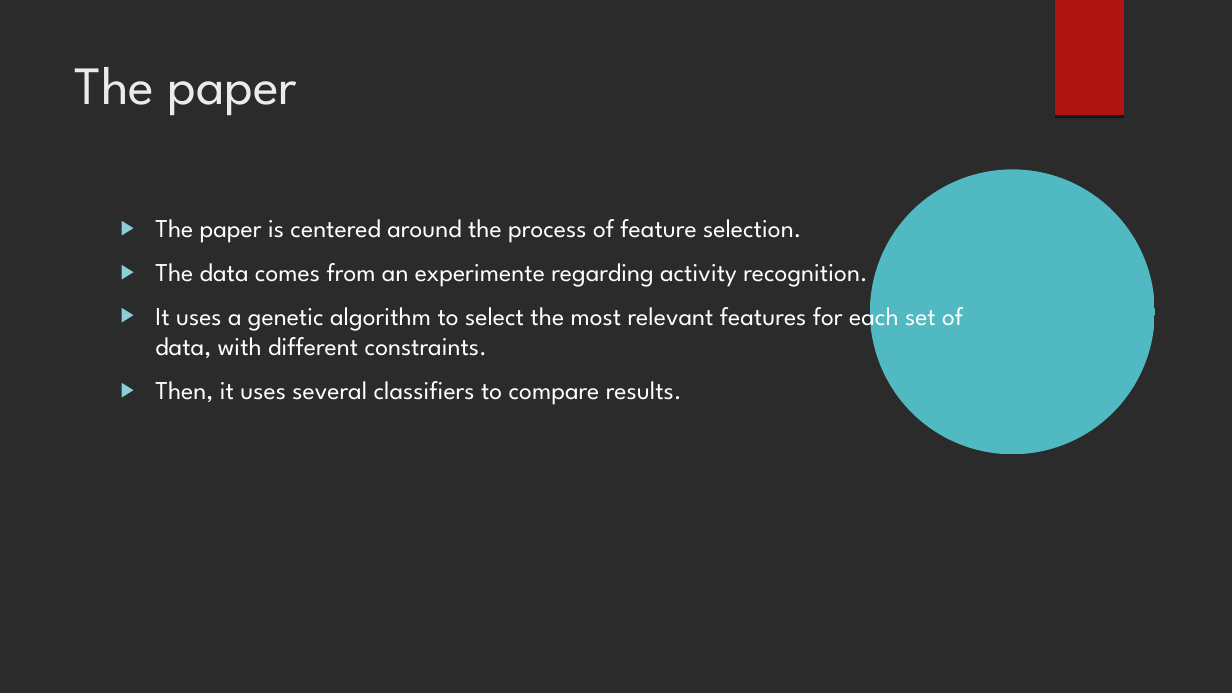
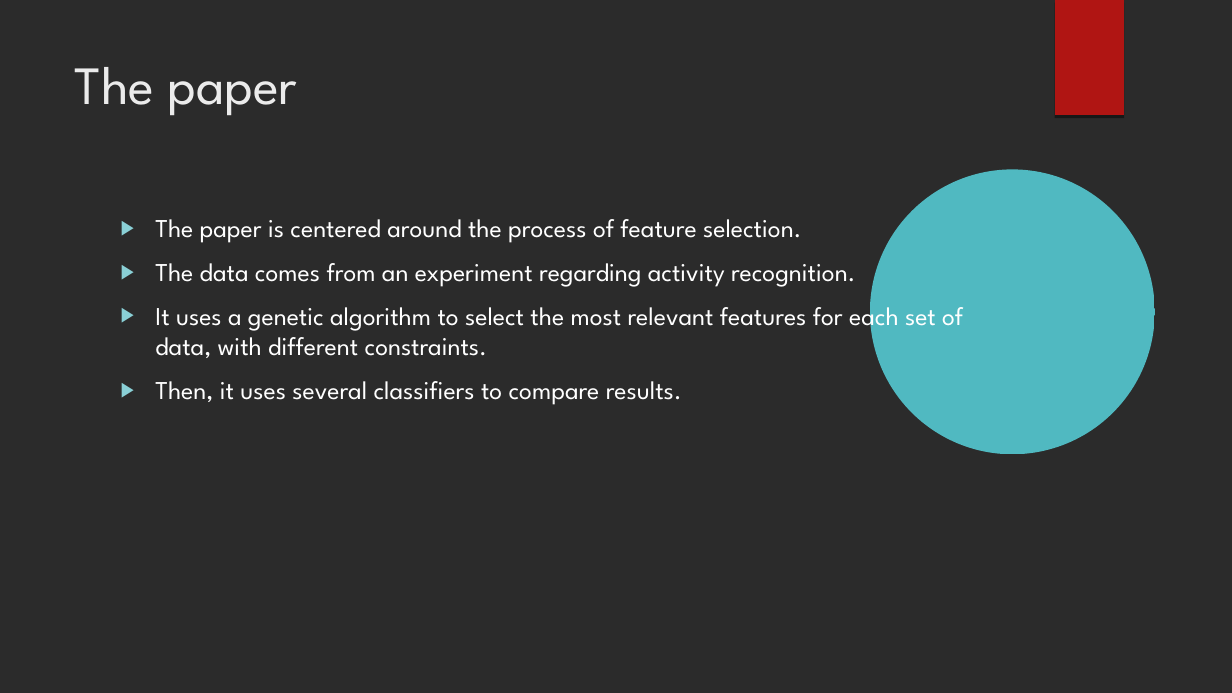
Before and after one commit to xaviersantos/dm, a slide deck: slide 2 of project_last/presentation.odp. Drawn at 1232x693 pixels with LibreOffice and Linux fonts; fonts in the diff are those of the drawing; background and template pictures are left out; a plain dark background stands for a picture behind light text. Boxes give left, top, right and bottom in pixels: in the first picture for what was removed or moved away, otherwise in the second. Text is boxed around its words. In the diff, an @@ line names an element or a change of style, - is before the commit and + after.

```diff
--- a/project_last/presentation.odp
+++ b/project_last/presentation.odp
@@ text at [155,263,856,287]: text changed @@
-▶ The data comes from an experimente regarding activity recognition.
+▶ The data comes from an experiment regarding activity recognition.
```
Also in this commit, not shown: 4 other slides changed, 1 slide added.
